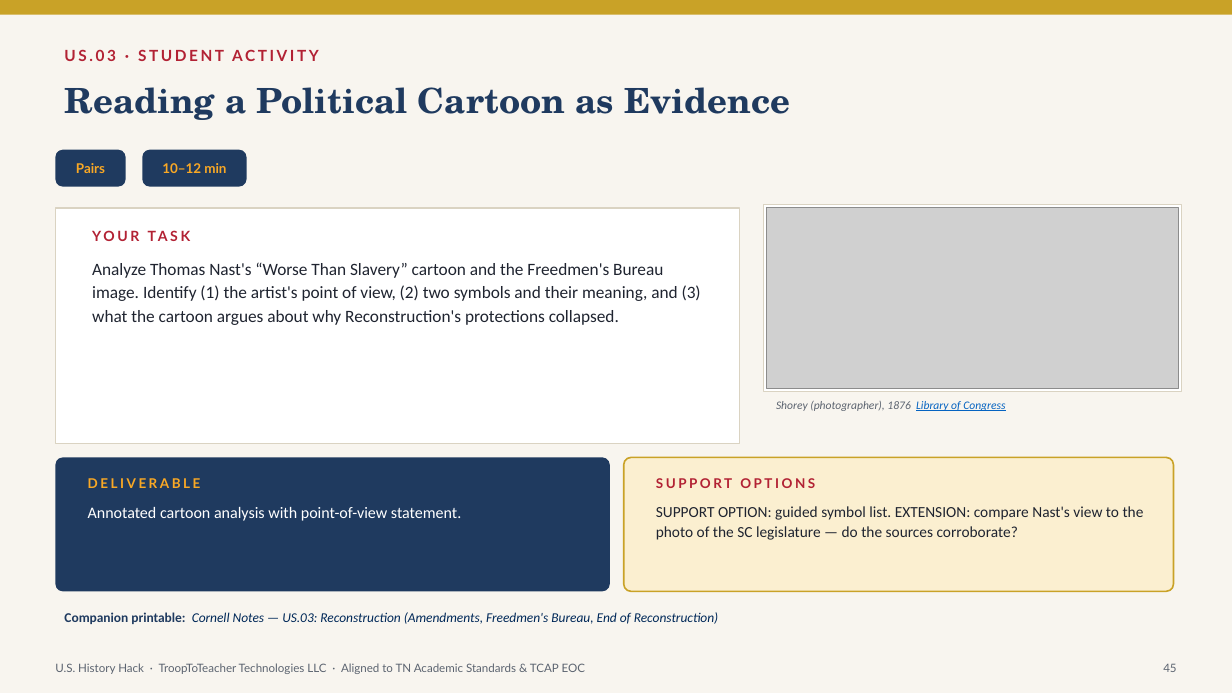
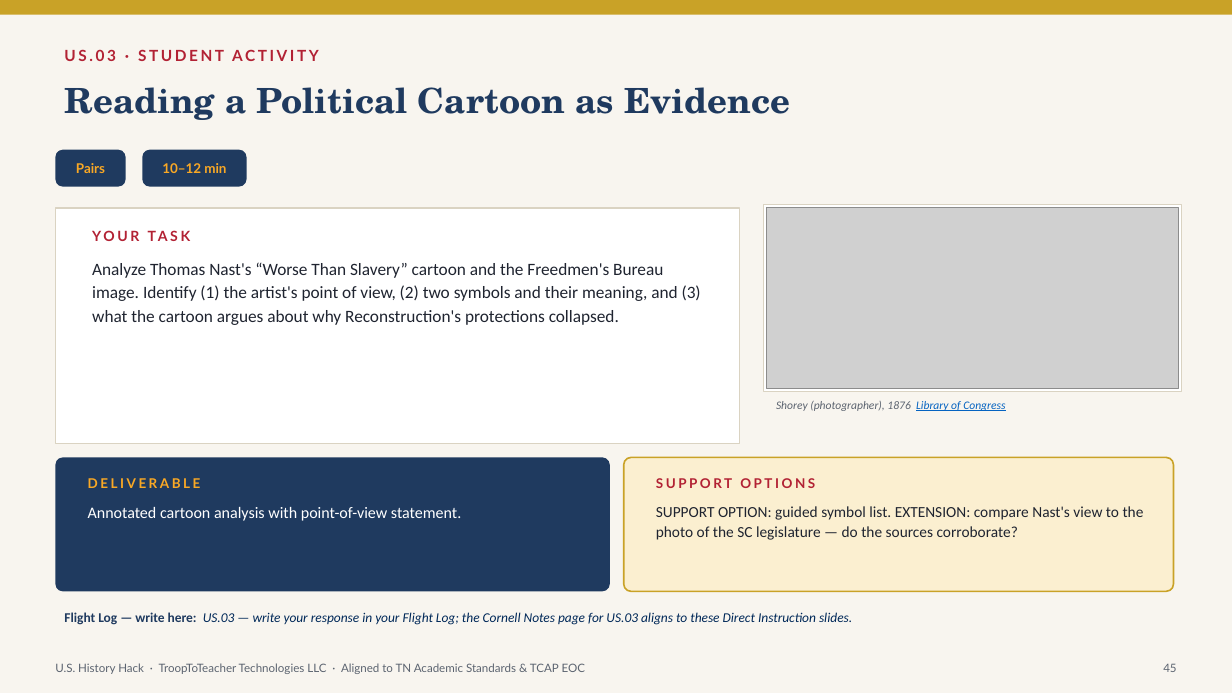
Before and after one commit to Trooptoteacher/trooptoteacher-history, a slide deck: slide 45 of HistoryHack_Platinum/deliverables_unit1/Unit1_Teacher_Deck_America250.pptx. Drawn at 1232x693 pixels with LibreOffice and Linux fonts; fonts in the diff are those of the drawing; grey boxes stand for pictures. Boxes give left, top, right and bottom in pixels: in the first picture for what was removed or moved away, otherwise in the second. Text is boxed around its words. In the diff, an @@ line names an element or a change of style, - is before the commit and + after.

```diff
--- a/HistoryHack_Platinum/deliverables_unit1/Unit1_Teacher_Deck_America250.pptx
+++ b/HistoryHack_Platinum/deliverables_unit1/Unit1_Teacher_Deck_America250.pptx
@@ text at bbox=[64, 612, 852, 625]: text changed @@
-Companion printable: Cornell Notes — US.03: Reconstruction (Amendments, Freedmen's Bureau, End of Reconstruction)
+Flight Log — write here: US.03 — write your response in your Flight Log; the Cornell Notes page for US.03 aligns to these Direct Instruction slides.
```
Also in this commit, not shown: 13 other slides changed, 1 other file.
